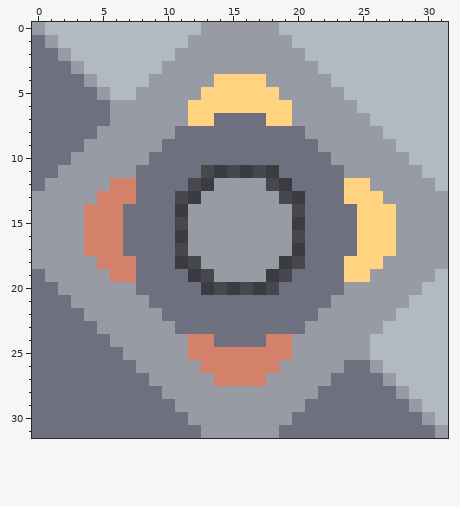
Pixel-art sprite, stored at sprites-override/blocks/storage/unloader.png. The picture above was drawn from the file before the commit.
The file is 32x32 pixels.
New version:
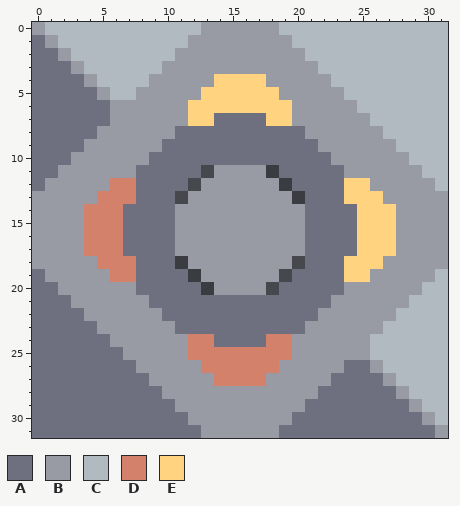
Palette (. is transparent): A #6e7080  B #989aa4  C #b0bac0  D #d4816b  E #ffd37f
Edits made:
@@ x 9..22 @@
 10 AAAAAAAAAAAAAA
-11 AAAA......AAAA
-12 AAA..BBBB..AAA
-13 AA..BBBBBB..AA
-14 AA.BBBBBBBB.AA
-15 AA.BBBBBBBB.AA
-16 AA.BBBBBBBB.AA
-17 AA.BBBBBBBB.AA
-18 AA..BBBBBB..AA
-19 AAA..BBBB..AAA
-20 AAAA......AAAA
+11 AAAA.BBBB.AAAA
+12 AAA.BBBBBB.AAA
+13 AA.BBBBBBBB.AA
+14 AABBBBBBBBBBAA
+15 AABBBBBBBBBBAA
+16 AABBBBBBBBBBAA
+17 AABBBBBBBBBBAA
+18 AA.BBBBBBBB.AA
+19 AAA.BBBBBB.AAA
+20 AAAA.BBBB.AAAA
 21 AAAAAAAAAAAAAA
Pixel boxes of the changes (left, top, right, bottom) in both pictures:
added: (175, 165, 305, 295)
